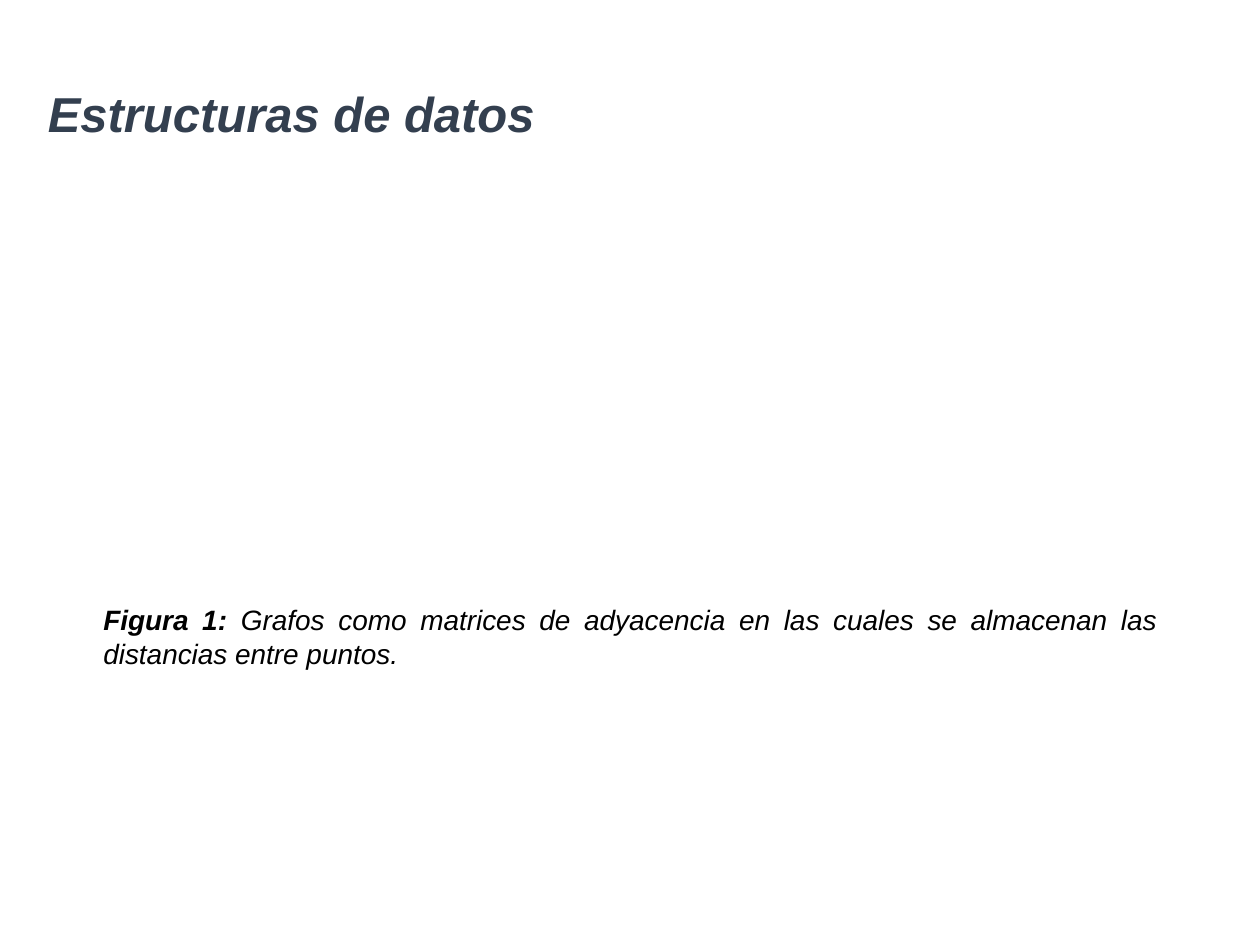
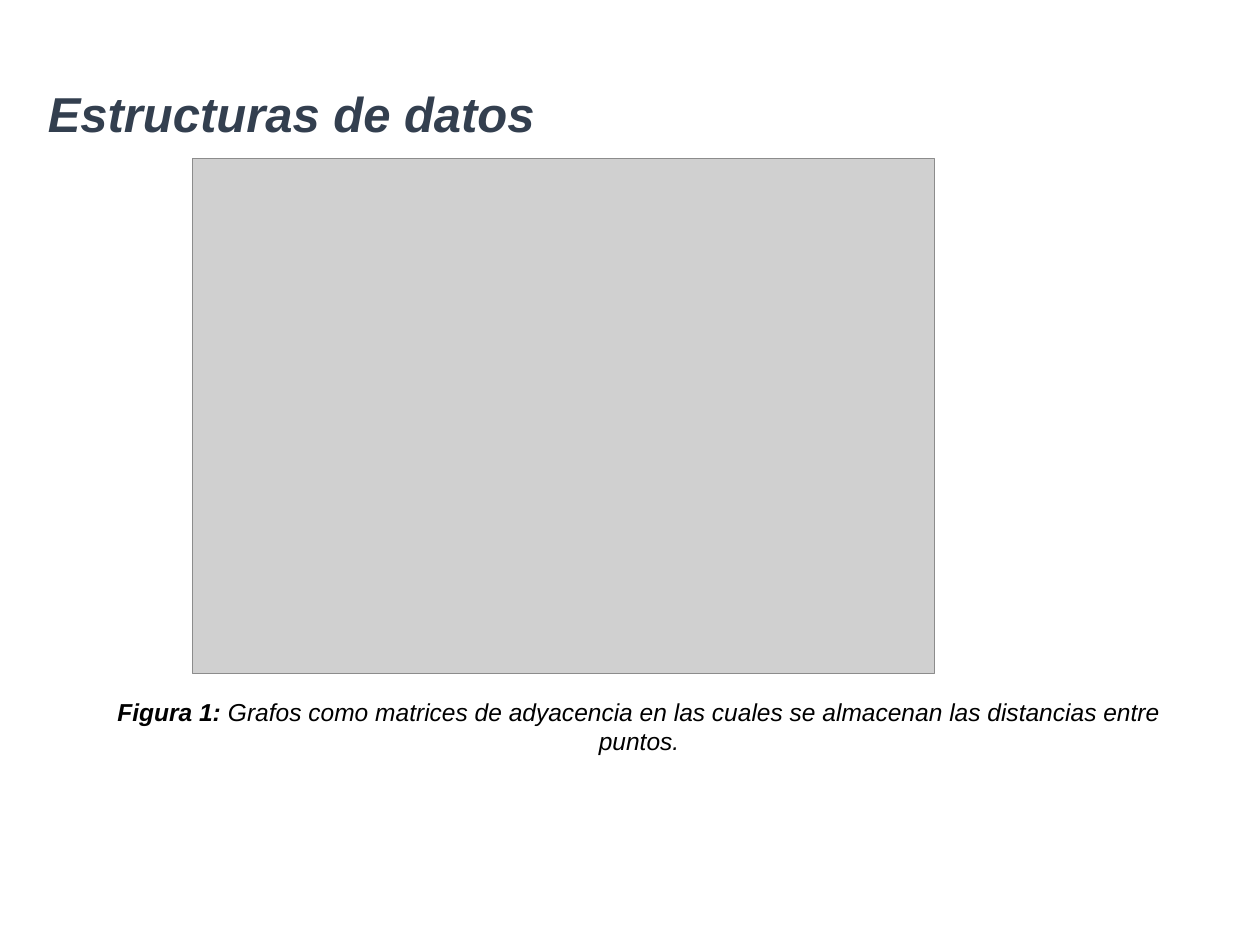
Before and after one commit to eafit-201710076010/ST0247-032, a slide deck: slide 2 of proyecto/informe/ED2-Proyecto.pptx. Drawn at 1260x945 pixels with LibreOffice and Linux fonts; fonts in the diff are those of the drawing; grey boxes stand for pictures; background and template pictures are left out. Boxes give left, top, right and bottom in pixels: in the first picture for what was removed or moved away, otherwise in the second. Text is boxed around its words. In the diff, an @@ line names an element or a change of style, - is before the commit and + after.

```diff
--- a/proyecto/informe/ED2-Proyecto.pptx
+++ b/proyecto/informe/ED2-Proyecto.pptx
@@ picture added at (x1=193, y1=159, x2=935, y2=673) @@
@@ text "Figura 1: Grafos como matrices ..." moved from (x1=103, y1=609, x2=1157, y2=669) to (x1=117, y1=703, x2=1159, y2=755) @@
@@ text "Figura 1: Grafos como matrices ..." at (x1=117, y1=703, x2=1159, y2=755): size 16 to 14 pt; alignment justified to centre @@
```
Also in this commit, not shown: 1 other file.
